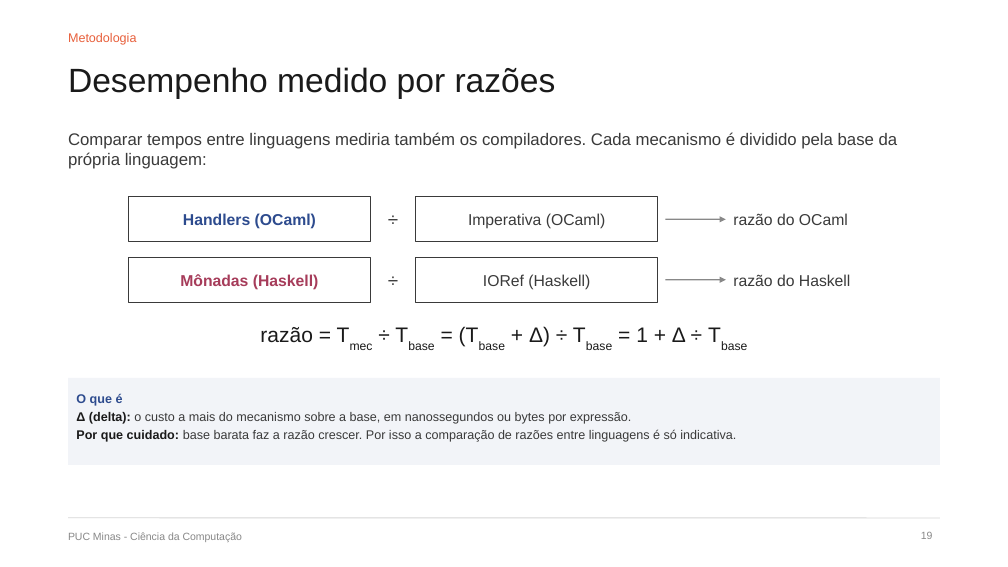
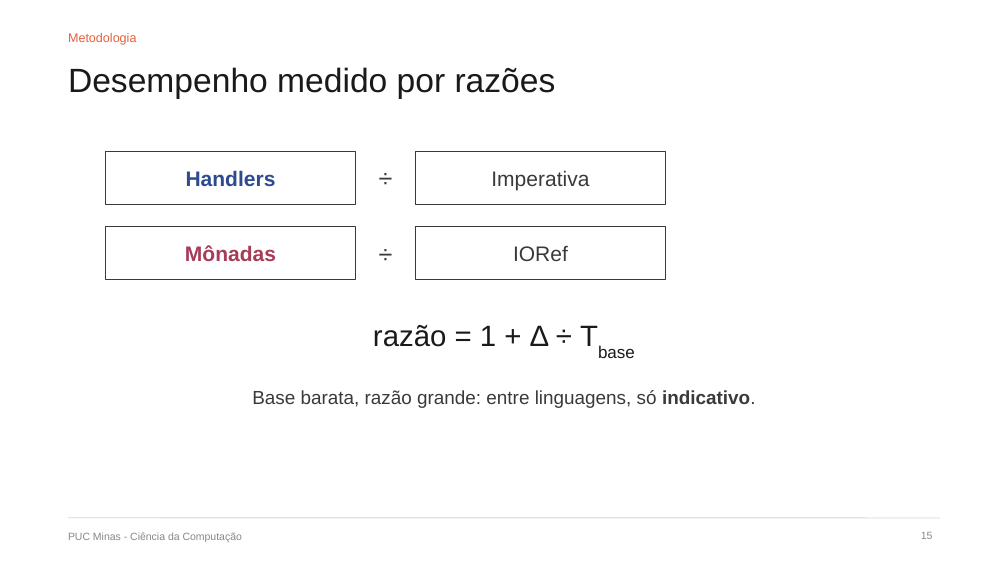
Before and after one commit to DiegoMarchioni/TCC, a slide deck: slide 15 of apresentacao/dissertacao/defesa.pptx (slide 19 before the commit). Drawn at 1008x567 pixels with LibreOffice and Linux fonts; fonts in the diff are those of the drawing. Boxes give left, top, right and bottom in pixels: in the first picture for what was removed or moved away, otherwise in the second. Text is boxed around its words. In the diff, an @@ line names an element or a change of style, - is before the commit and + after.

```diff
--- a/apresentacao/dissertacao/defesa.pptx
+++ b/apresentacao/dissertacao/defesa.pptx
@@ text removed at [68,132,898,169] @@
-Comparar tempos entre linguagens mediria também os compiladores. Cada mecanismo é dividido pela base da própria linguagem:
@@ rectangle: place and size @@
-rectangle at [416,257,658,302]
+rectangle at [106,151,355,204]
@@ text at [186,170,276,187]: text changed; size 15 to 20 pt @@
-Handlers (OCaml)
+Handlers
@@ text "÷" at [355,151,416,204]: size 18 to 24 pt @@
@@ text "÷": place and size @@
-text "÷" at [371,197,416,242]
+text "÷" at [355,151,416,204]
@@ rectangle: place and size @@
-rectangle at [416,197,658,242]
+rectangle at [416,151,665,204]
@@ text at [491,170,589,190]: text changed; size 15 to 20 pt @@
-Imperativa (OCaml)
+Imperativa
@@ rectangle: place and size @@
-rectangle at [129,197,371,242]
+rectangle at [106,227,355,280]
@@ text "÷": place and size @@
-text "÷" at [371,257,416,302]
+text "÷" at [355,227,416,280]
@@ text "÷" at [355,227,416,280]: size 18 to 24 pt @@
@@ rectangle: place and size @@
-rectangle at [129,257,371,302]
+rectangle at [416,227,665,280]
@@ arrow removed from (665, 219) to (726, 219) @@
@@ text removed at [733,213,848,225] @@
-razão do OCaml
@@ text at [185,245,276,261]: text changed; size 15 to 20 pt @@
-Mônadas (Haskell)
+Mônadas
@@ text at [513,246,568,261]: text changed; size 15 to 20 pt @@
-IORef (Haskell)
+IORef
@@ arrow removed from (665, 280) to (726, 280) @@
@@ text removed at [733,274,851,286] @@
-razão do Haskell
@@ text at [373,325,550,347]: text changed; size 20 to 28 pt @@
-razão = Tmec ÷ Tbase = (Tbase + Δ) ÷ Tbase = 1 + Δ ÷ Tbase
+razão = 1 + Δ ÷ Tbase
@@ rectangle removed at [68,378,940,465] @@
@@ text at [252,390,755,408]: text changed; size 12 to 18 pt @@
-O que é
-Δ (delta): o custo a mais do mecanismo sobre a base, em nanossegundos ou bytes por expressão.
-Por que cuidado: base barata faz a razão crescer. Por isso a comparação de razões entre linguagens é só indicativa.
+Base barata, razão grande: entre linguagens, só indicativo.
```
Also in this commit, not shown: 21 other slides changed, 3 slides added, 5 slides removed, 3 other files.
